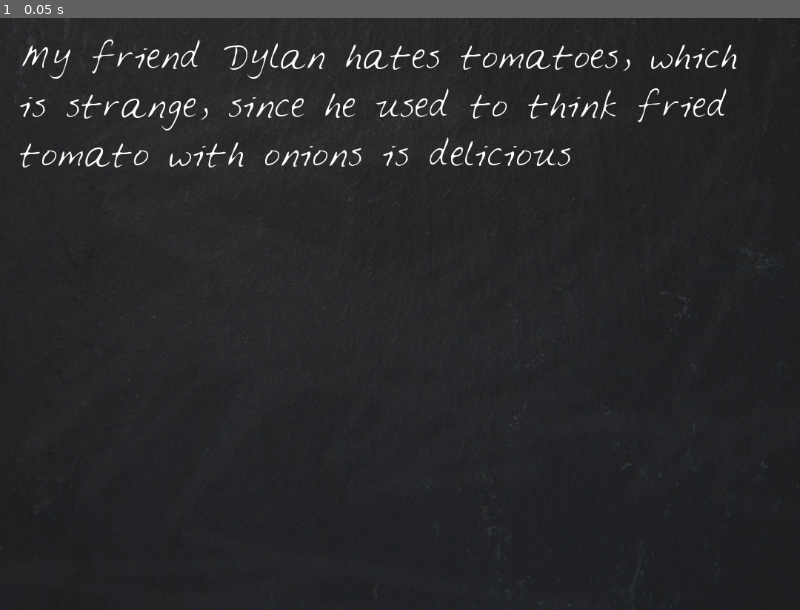
Above: before the commit, frame 1.
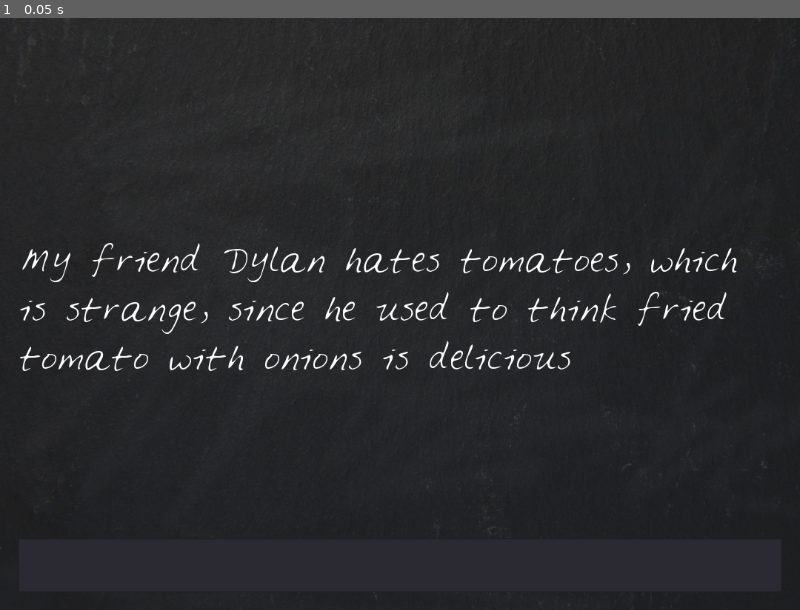
Above: after the commit, the same moment.

Repository: David-vz/Godot-Course
Game: Godot game, scene res://LooneyLips.tscn
The game is run twice, just before and just after one commit, with the same random seed, the same clock (stepped at 60 frames per second) and the same inputs.
Inputs:
- Up to frame 1 (0.05 s): no input

The runs differ from the first frame. In frame 1, 4.4% of the frame differs, in the area x 2-93%, y 3-60%.

Commit message:
Adds LineEdit
Learned:
- How to use LineEdit
- Signals
- Calling a func with an argument

Diff:
--- a/3-looney-lips/LooneyLips.gd
+++ b/3-looney-lips/LooneyLips.gd
@@ -3,5 +3,11 @@
 func _ready():
 	var prompts = ["Dylan", "hates", "tomatoes", "strange", "fried tomato with onions", "delicious"]
 	var story = "My friend %s %s %s, which is %s, since he used to think %s is %s"
+	$VBoxContainer/DisplayText.text = story % prompts
 
-	$DisplayText.text = story % prompts
+func _on_PlayerText_text_entered(new_text):
+	update_DisplayText(new_text)
+
+func update_DisplayText(words):
+	$VBoxContainer/DisplayText.text = words
+	$VBoxContainer/PlayerText.clear();
--- a/3-looney-lips/LooneyLips.tscn
+++ b/3-looney-lips/LooneyLips.tscn
@@ -1,10 +1,14 @@
-[gd_scene load_steps=5 format=2]
+[gd_scene load_steps=6 format=2]
 
 [ext_resource path="res://LooneyLips.gd" type="Script" id=1]
 [ext_resource path="res://gfx/blackboard.jpg" type="Texture" id=2]
 [ext_resource path="res://gfx/Feltpen.ttf" type="DynamicFontData" id=3]
 
 [sub_resource type="DynamicFont" id=1]
+size = 40
+font_data = ExtResource( 3 )
+
+[sub_resource type="DynamicFont" id=2]
 size = 40
 font_data = ExtResource( 3 )
 
@@ -25,16 +29,36 @@
 "_edit_use_anchors_": false
 }
 
-[node name="DisplayText" type="Label" parent="."]
+[node name="VBoxContainer" type="VBoxContainer" parent="."]
 anchor_right = 1.0
 anchor_bottom = 1.0
 margin_left = 24.0
 margin_top = 24.0
 margin_right = -24.0
 margin_bottom = -24.0
+alignment = 2
+__meta__ = {
+"_edit_use_anchors_": false
+}
+
+[node name="DisplayText" type="Label" parent="VBoxContainer"]
+margin_top = 274.0
+margin_right = 1032.0
+margin_bottom = 674.0
+rect_min_size = Vector2( 0, 400 )
 custom_fonts/font = SubResource( 1 )
 text = "Example Text"
 autowrap = true
 __meta__ = {
 "_edit_use_anchors_": false
 }
+
+[node name="PlayerText" type="LineEdit" parent="VBoxContainer"]
+margin_top = 679.0
+margin_right = 1032.0
+margin_bottom = 752.0
+custom_fonts/font = SubResource( 2 )
+__meta__ = {
+"_edit_use_anchors_": false
+}
+[connection signal="text_entered" from="VBoxContainer/PlayerText" to="." method="_on_PlayerText_text_entered"]
